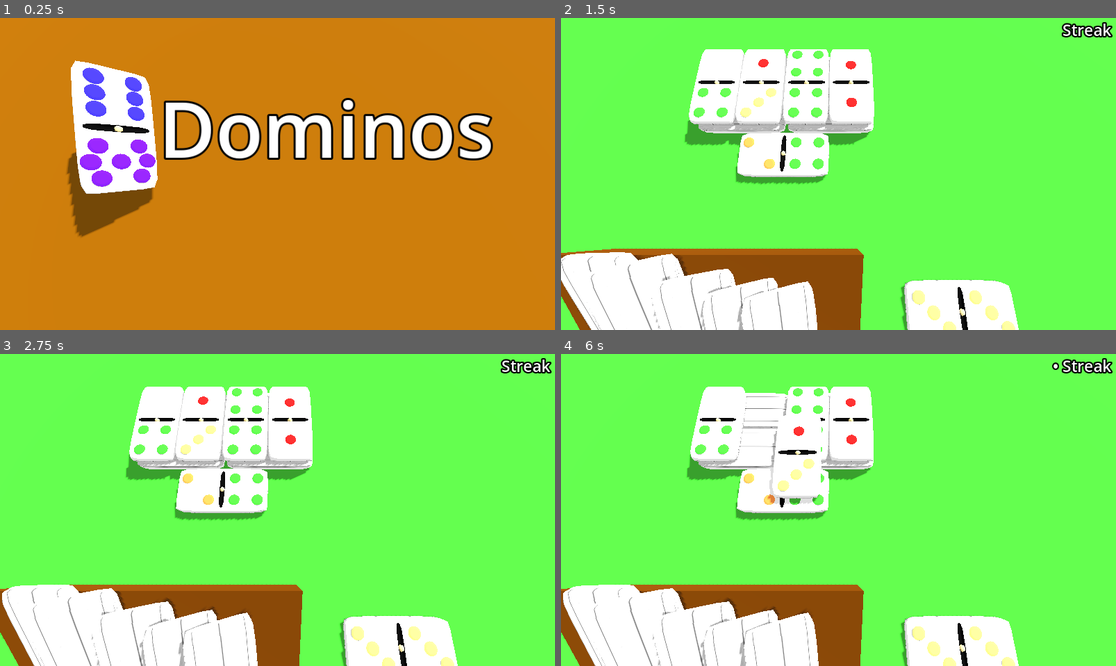
Above: before the commit, frames 1-4 (two rows, left to right).
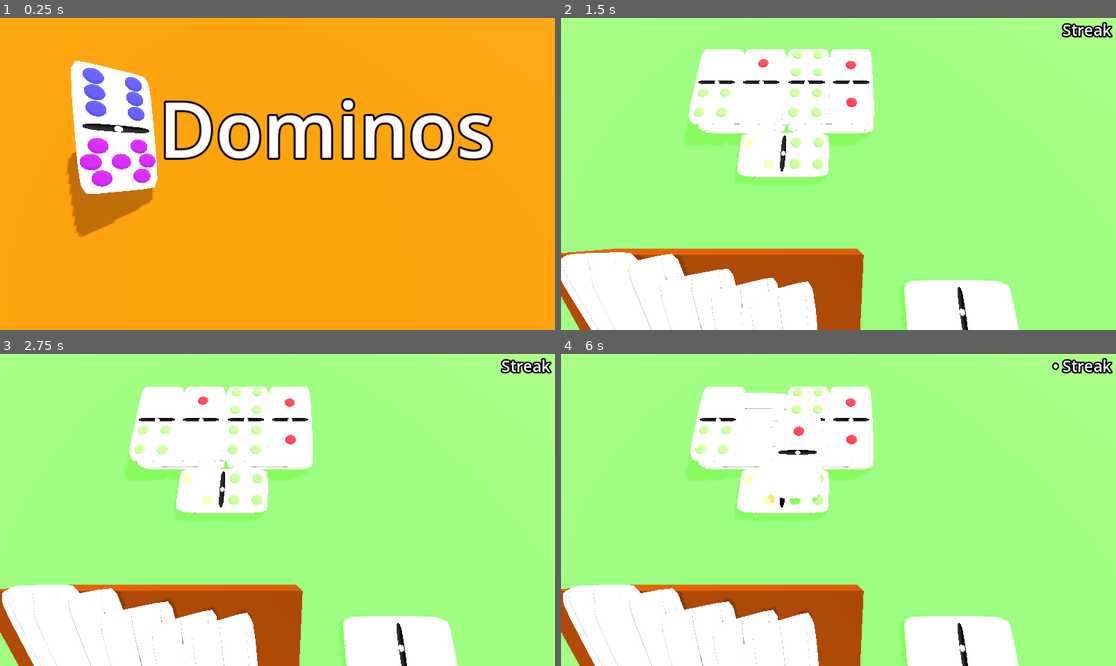
Above: after the commit, the same moments.

Repository: SecsAndCyber/six-seven-dominoes
Game: Godot game, scene res://scenes/main_menu.tscn
Two runs of this game, one before a commit and one after it. Both use one fixed random seed, a clock stepped at 60 frames per second and the inputs below.
Inputs (mouse positions are in pixels of both pictures, inside the frame that each line leads up to):
- Up to frame 1 (0.25 s): no input
- Up to frame 2 (1.5 s): tap Enter at 0.5 s; move the mouse to (960, 158) at 0.52 s; click (960, 158) at 0.67 s; tap Space at 1.25 s; move the mouse to (727, 189) at 1.27 s; click (727, 189) at 1.42 s
- Up to frame 3 (2.75 s): move the mouse to (333, 441) at 2.02 s; click (333, 441) at 2.17 s
- Up to frame 4 (6 s): tap Enter at 2.75, 4.25 s; move the mouse to (810, 572) at 2.77 s; click (810, 572) at 2.92 s; tap Space at 3.5, 5 s; move the mouse to (1005, 556) at 3.52 s; click (1005, 556) at 3.67 s; move the mouse to (672, 463) at 4.27 s; click (672, 463) at 4.42 s; move the mouse to (866, 510) at 5.02 s; click (866, 510) at 5.17 s; move the mouse to (755, 432) at 5.77 s; click (755, 432) at 5.92 s

The runs differ from the first frame. In frame 1, 90% of the frame differs, in the area x 0-100%, y 0-100%; in frame 2, 81%; in frame 3, 81%; in frame 4, 80%.

Commit message:
New Lighting

Diff:
--- a/scenes/game_camera.tscn
+++ b/scenes/game_camera.tscn
@@ -1,11 +1,18 @@
 [gd_scene load_steps=2 format=3 uid="uid://dro31wxbi680v"]
 
 [sub_resource type="Environment" id="Environment_5ildb"]
-background_energy_multiplier = 10.0
+background_energy_multiplier = 4.0
+ambient_light_source = 3
 ambient_light_color = Color(1, 1, 1, 1)
-ambient_light_energy = 10.0
+tonemap_mode = 3
+tonemap_white = 0.5
 ssao_enabled = true
 ssil_enabled = true
+glow_intensity = 0.2
+glow_bloom = 1.0
+glow_hdr_threshold = 3.0
+glow_hdr_scale = 4.0
+glow_hdr_luminance_cap = 256.0
 
 [node name="Camera3D" type="Camera3D"]
 transform = Transform3D(1, 0, 0, 0, 0.26927286, 0.96306396, 0, -0.96306396, 0.26927286, 0, 0, 0)
@@ -16,8 +23,11 @@
 
 [node name="DirectionalLight3D" type="DirectionalLight3D" parent="."]
 transform = Transform3D(0.41712725, 0.7032206, 0.57574797, -0.75758314, -0.08092095, 0.6477033, 0.50206834, -0.7063516, 0.49899366, 0, 10, 0)
-light_color = Color(0.39308554, 0.3930855, 0.39308548, 1)
-light_energy = 5.0
+light_color = Color(0.72464263, 0.7246426, 0.7246426, 1)
+light_energy = 1.2
+light_indirect_energy = 0.0
+light_volumetric_fog_energy = 0.0
+light_specular = 5.0
 shadow_enabled = true
 sky_mode = 1
 
